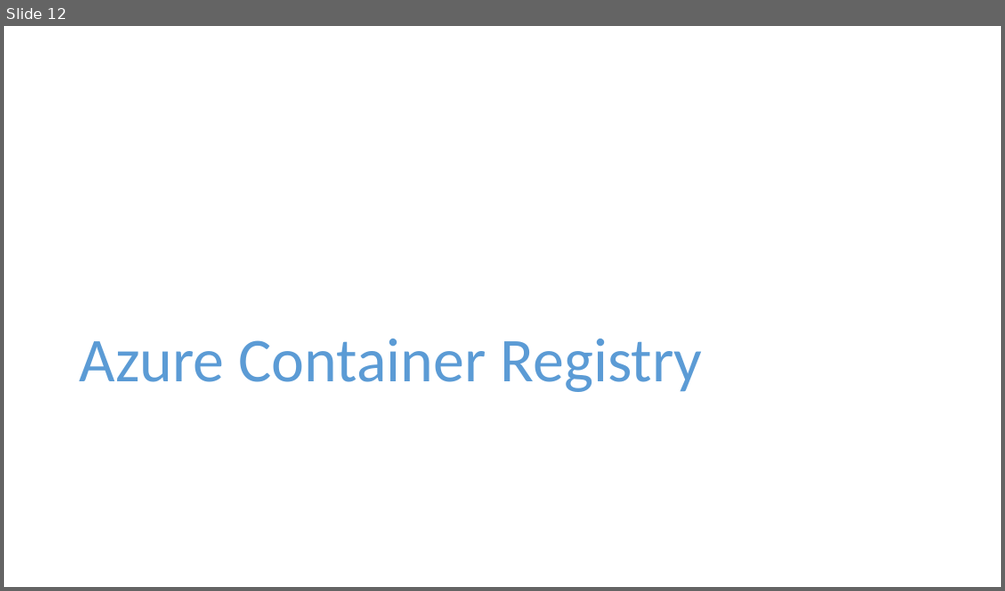
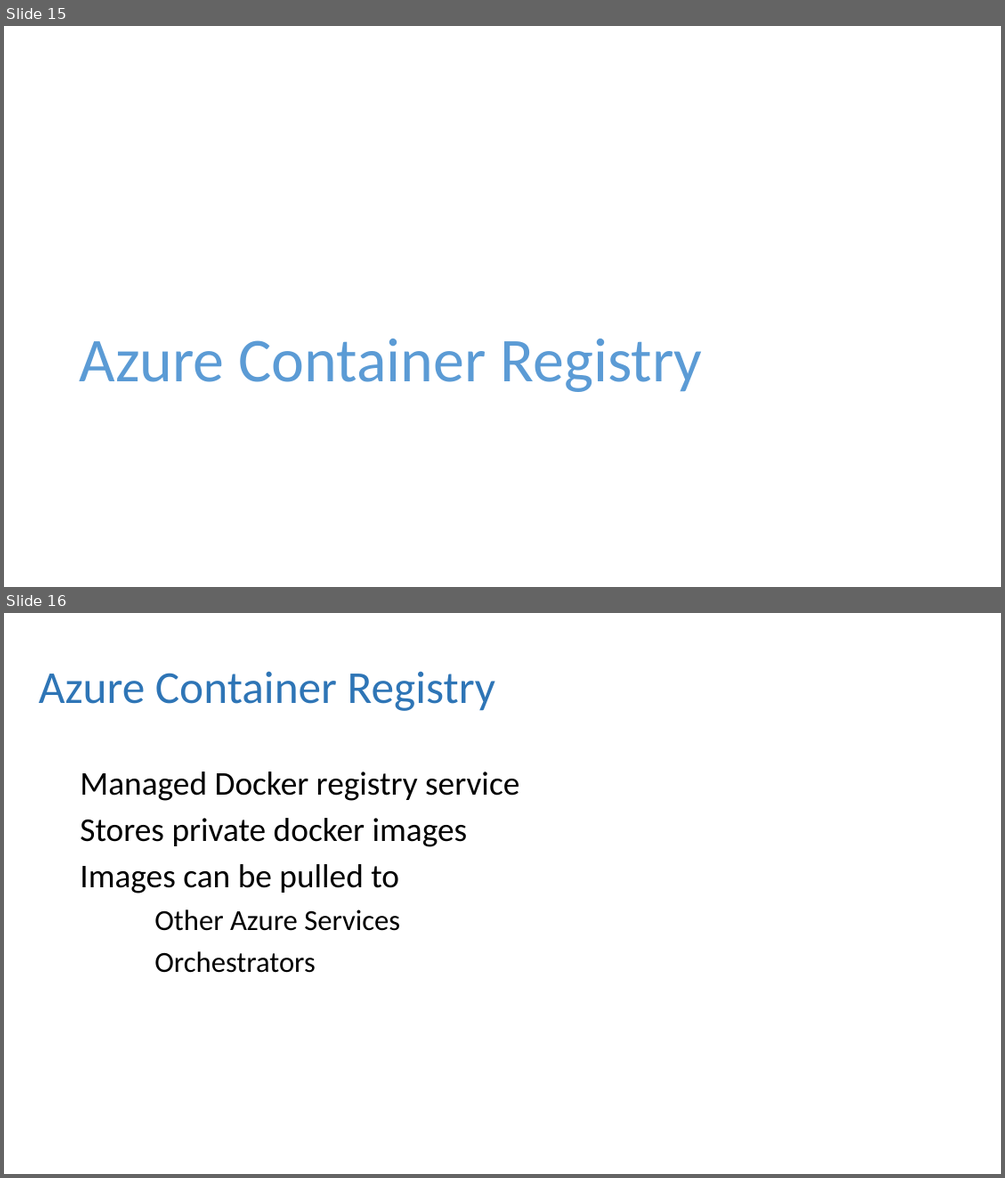
Before and after one commit to dbafromthecold/ContainersInTheCloud, a slide deck: ContainersInTheCloud.pptx. Shown one above the other, each under a label of ours: slide 12 before the commit, slides 15 and 16 after it. The pictures are 1005x591 and 1005x1178 pixels, drawn with LibreOffice and Linux fonts; fonts in the diff are those of the drawing; background and template pictures are left out. Boxes give left, top, right and bottom in pixels: in the first picture for what was removed or moved away, otherwise in the second. Text is boxed around its words. In the diff, an @@ line names an element or a change of style, - is before the commit and + after.

```diff
--- a/ContainersInTheCloud.pptx
+++ b/ContainersInTheCloud.pptx
@@ slide 16 added at box(4, 613, 1001, 1174), background picture (left out) @@
@@ title added at box(39, 671, 495, 711), 44 pt, text #2E75B6 @@
+Azure Container Registry
@@ text added at box(80, 771, 519, 973), 32 pt, text #000000 @@
+Managed Docker registry service
+Stores private docker images
+Images can be pulled to
+Other Azure Services
+Orchestrators
@@ what was slide 12 is now slide 15 @@
```
Also in this commit, not shown: 1 slide changed, 12 other slides added, 6 slides removed, 3 other files.
